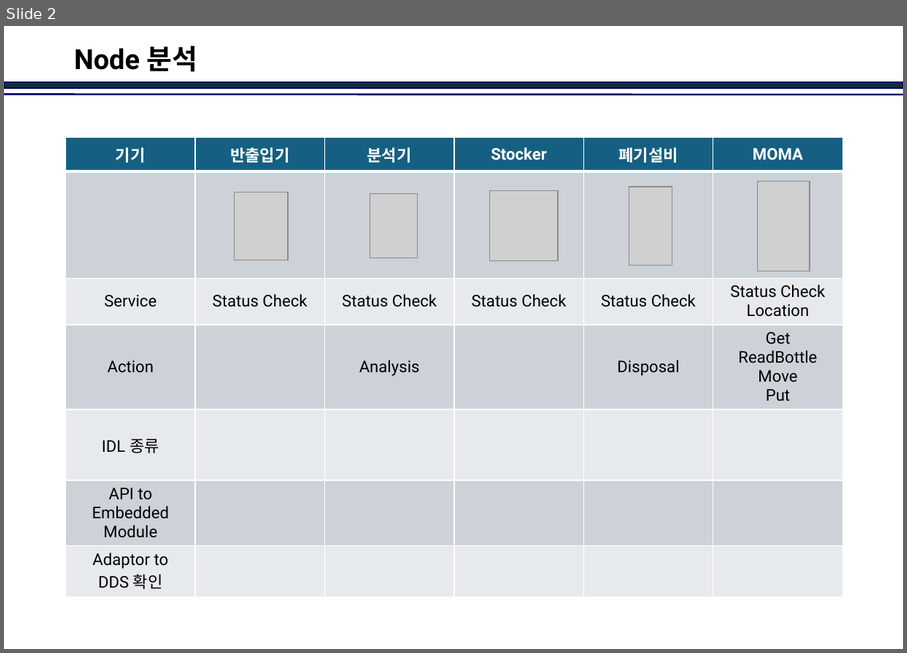
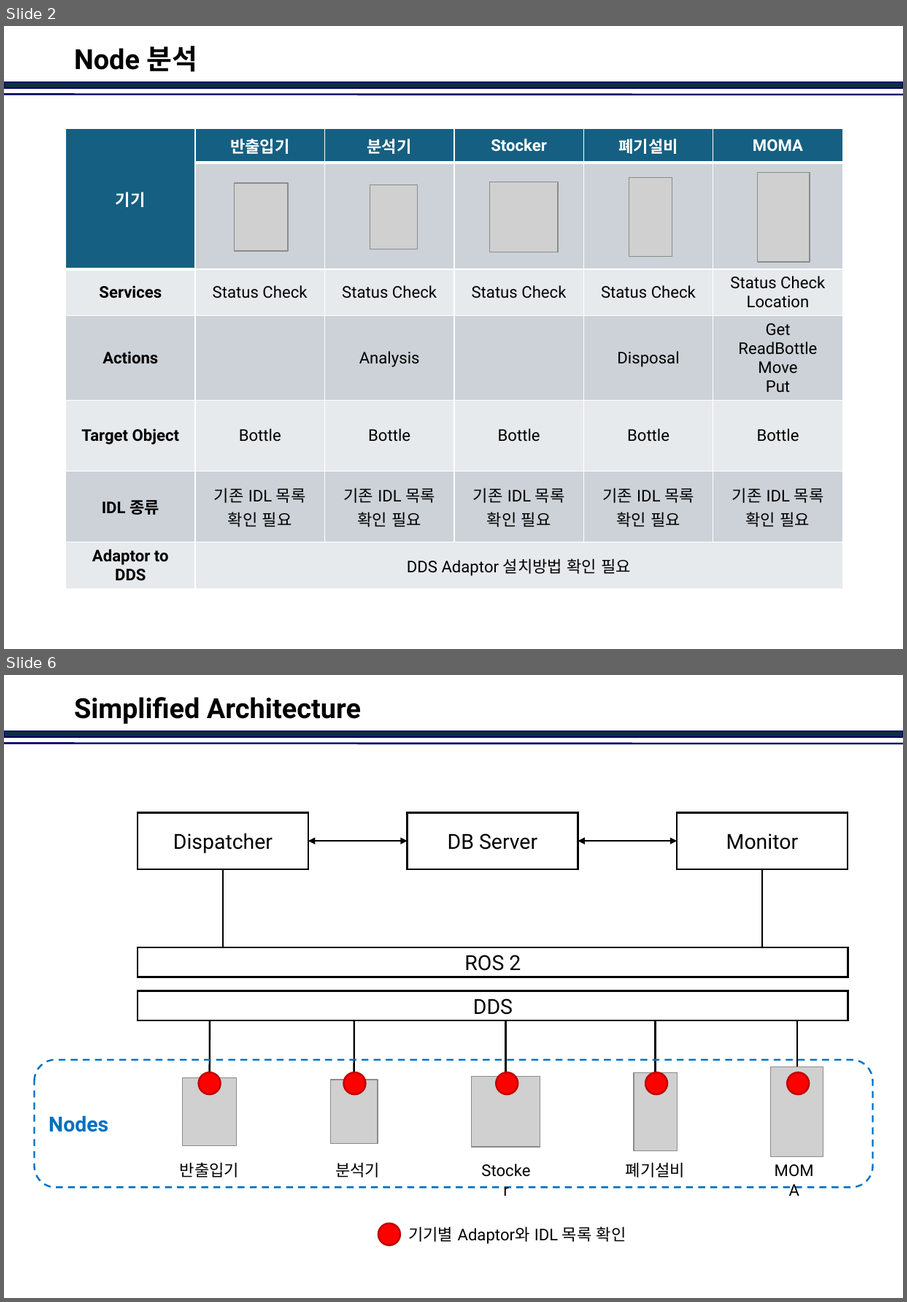
Before and after one commit to jinkabpark/SamickThk_Analysis, a slide deck: 허종원/DDS&Nodes.pptx. Shown one above the other, each under a label of ours: slide 2 before the commit, slides 2 and 6 after it; the slides between them are not shown. The pictures are 907x653 and 907x1302 pixels, drawn with LibreOffice and Linux fonts; fonts in the diff are those of the drawing; grey boxes stand for pictures; background and template pictures are left out. Boxes give left, top, right and bottom in pixels: in the first picture for what was removed or moved away, otherwise in the second. Text is boxed around its words. In the diff, an @@ line names an element or a change of style, - is before the commit and + after.

```diff
--- a/허종원/DDS&Nodes.pptx
+++ b/허종원/DDS&Nodes.pptx
@@ slide 6 added at bbox=[4, 675, 903, 1298], background #FFFFFF; not listed: 2 template elements that a slide beside it also shows @@
@@ title added at bbox=[74, 697, 361, 724], 24 pt, text #000000, bold @@
+Simplified Architecture
@@ rectangle added at bbox=[138, 813, 308, 869], fill #FFFFFF, outline #000000 1.5 pt, 18 pt, text #000000 @@
+Dispatcher
@@ rectangle added at bbox=[408, 813, 579, 869], fill #FFFFFF, outline #000000 1.5 pt, 18 pt, text #000000 @@
+DB Server
@@ rectangle added at bbox=[678, 813, 849, 869], fill #FFFFFF, outline #000000 1.5 pt, 18 pt, text #000000 @@
+Monitor
@@ double arrow added from (408, 841) to (308, 841), #000000 1.5 pt @@
@@ double arrow added from (678, 841) to (579, 841), #000000 1.5 pt @@
@@ line added from (223, 947) to (223, 869), #000000 1.5 pt @@
@@ line added from (763, 959) to (763, 869), #000000 1.5 pt @@
@@ rectangle added at bbox=[138, 947, 849, 977], fill #FFFFFF, outline #000000 1.5 pt, 18 pt, text #000000 @@
+ROS 2
@@ rectangle added at bbox=[138, 990, 849, 1020], fill #FFFFFF, outline #000000 1.5 pt, 18 pt, text #000000 @@
+DDS
@@ line added from (210, 1078) to (210, 1001), #000000 1.5 pt @@
@@ line added from (354, 1079) to (354, 1006), #000000 1.5 pt @@
@@ line added from (506, 1076) to (506, 1011), #000000 1.5 pt @@
@@ line added from (656, 1072) to (656, 1006), #000000 1.5 pt @@
@@ line added from (798, 1067) to (798, 1006), #000000 1.5 pt @@
@@ rounded rectangle added at bbox=[34, 1060, 873, 1187], outline #0070C0 1.5 pt dashed, 18 pt, text #0070C0, bold @@
+Nodes
@@ picture added at bbox=[771, 1067, 824, 1157] @@
@@ picture added at bbox=[183, 1078, 237, 1146] @@
@@ ellipse added at bbox=[198, 1072, 220, 1093], fill #FF0000, outline #C00000 1.5 pt @@
@@ picture added at bbox=[330, 1079, 378, 1144] @@
@@ ellipse added at bbox=[343, 1072, 365, 1093], fill #FF0000, outline #C00000 1.5 pt @@
@@ picture added at bbox=[473, 1076, 541, 1147] @@
@@ ellipse added at bbox=[497, 1072, 518, 1093], fill #FF0000, outline #C00000 1.5 pt @@
@@ picture added at bbox=[634, 1072, 678, 1150] @@
@@ ellipse added at bbox=[646, 1072, 668, 1093], fill #FF0000, outline #C00000 1.5 pt @@
@@ ellipse added at bbox=[788, 1072, 809, 1093], fill #FF0000, outline #C00000 1.5 pt @@
@@ text added at bbox=[180, 1162, 239, 1177], 14 pt, text #000000 @@
+반출입기
@@ text added at bbox=[335, 1162, 380, 1177], 14 pt, text #000000 @@
+분석기
@@ text added at bbox=[471, 1157, 542, 1185], 14 pt, text #000000 @@
+Stocker
@@ text added at bbox=[626, 1162, 685, 1177], 14 pt, text #000000 @@
+폐기설비
@@ text added at bbox=[763, 1157, 827, 1185], 14 pt, text #000000 @@
+MOMA
@@ ellipse added at bbox=[378, 1223, 400, 1244], fill #FF0000, outline #C00000 1.5 pt @@
@@ text added at bbox=[408, 1226, 627, 1244], 14 pt, text #000000 @@
+기기별 Adaptor와 IDL 목록 확인
@@ slide 2 changed as well @@
@@ table at bbox=[65, 129, 843, 591] @@
-row 3, column 1: Service
+row 3, column 1: Services
-row 4, column 1: Action
+row 4, column 1: Actions
-row 5: IDL 종류 |  |  |  |  | 
+row 5: Target Object | Bottle | Bottle | Bottle | Bottle | Bottle
-row 6: API to Embedded Module |  |  |  |  | 
+row 6: IDL 종류 | 기존 IDL 목록 확인 필요 | 기존 IDL 목록 확인 필요 | 기존 IDL 목록 확인 필요 | 기존 IDL 목록 확인 필요 | 기존 IDL 목록 확인 필요
-row 7, column 1: Adaptor to DDS 확인
+row 7, column 1: Adaptor to DDS
-row 7, column 2: 
+row 7, column 2: DDS Adaptor 설치방법 확인 필요
@@ table: place and size @@
-table at bbox=[65, 137, 843, 595]
+table at bbox=[65, 129, 843, 591]
@@ picture: place and size @@
-picture at bbox=[630, 187, 673, 264]
+picture at bbox=[630, 178, 673, 256]
@@ 3 pictures: place and size @@
-3 pictures at bbox=[235, 181, 811, 271]
+3 pictures at bbox=[235, 172, 811, 262]
@@ picture: place and size @@
-picture at bbox=[489, 190, 558, 261]
+picture at bbox=[489, 182, 558, 253]
```
Also in this commit, not shown: 1 other slide changed, 3 other slides added.
